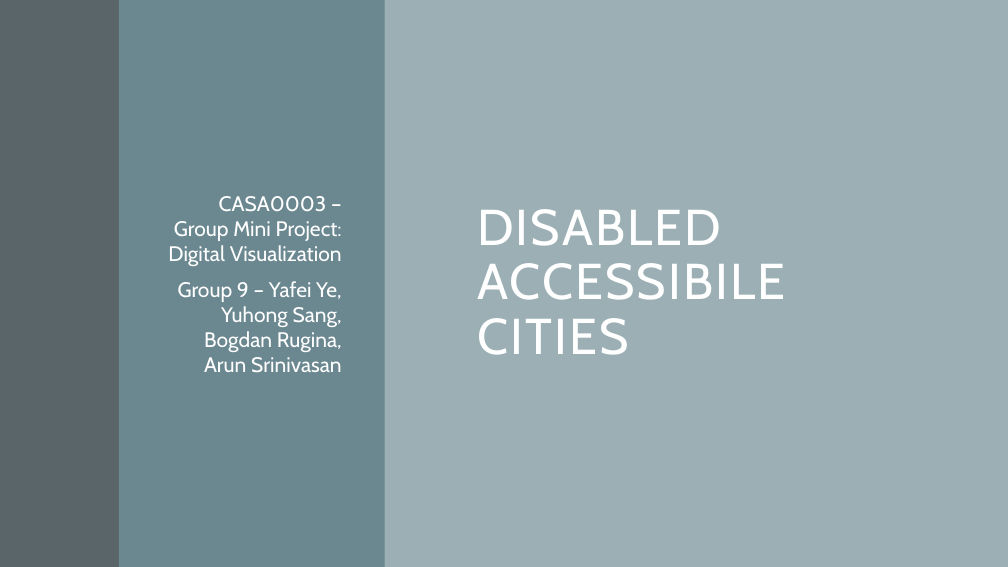
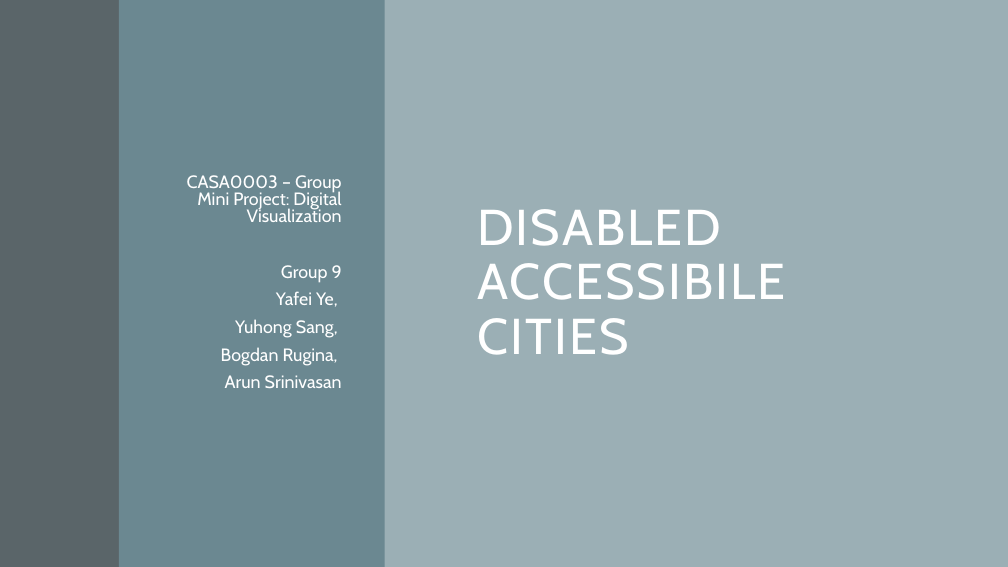
Before and after one commit to disabled-accessible-city/disabled-accessible-city.github.io, a slide deck: slide 1 of presentation/Disabled Accessible Cities.pptx. Drawn at 1008x567 pixels with LibreOffice and Linux fonts; fonts in the diff are those of the drawing. Boxes give left, top, right and bottom in pixels: in the first picture for what was removed or moved away, otherwise in the second. Text is boxed around its words. In the diff, an @@ line names an element or a change of style, - is before the commit and + after.

```diff
--- a/presentation/Disabled Accessible Cities.pptx
+++ b/presentation/Disabled Accessible Cities.pptx
@@ subtitle at (x1=187, y1=175, x2=342, y2=222): size 20 to 17 pt in "CASA0003 – Group Mini Project: Digital Visualization"; line spacing 1 to 0.8 @@
@@ subtitle at (x1=221, y1=265, x2=342, y2=388): text changed; size 20 to 17 pt @@
-Group 9 – Yafei Ye, Yuhong Sang, Bogdan Rugina, Arun Srinivasan
+Group 9
+Yafei Ye,
+Yuhong Sang,
+Bogdan Rugina,
+Arun Srinivasan
```
Also in this commit, not shown: 2 other slides changed.
